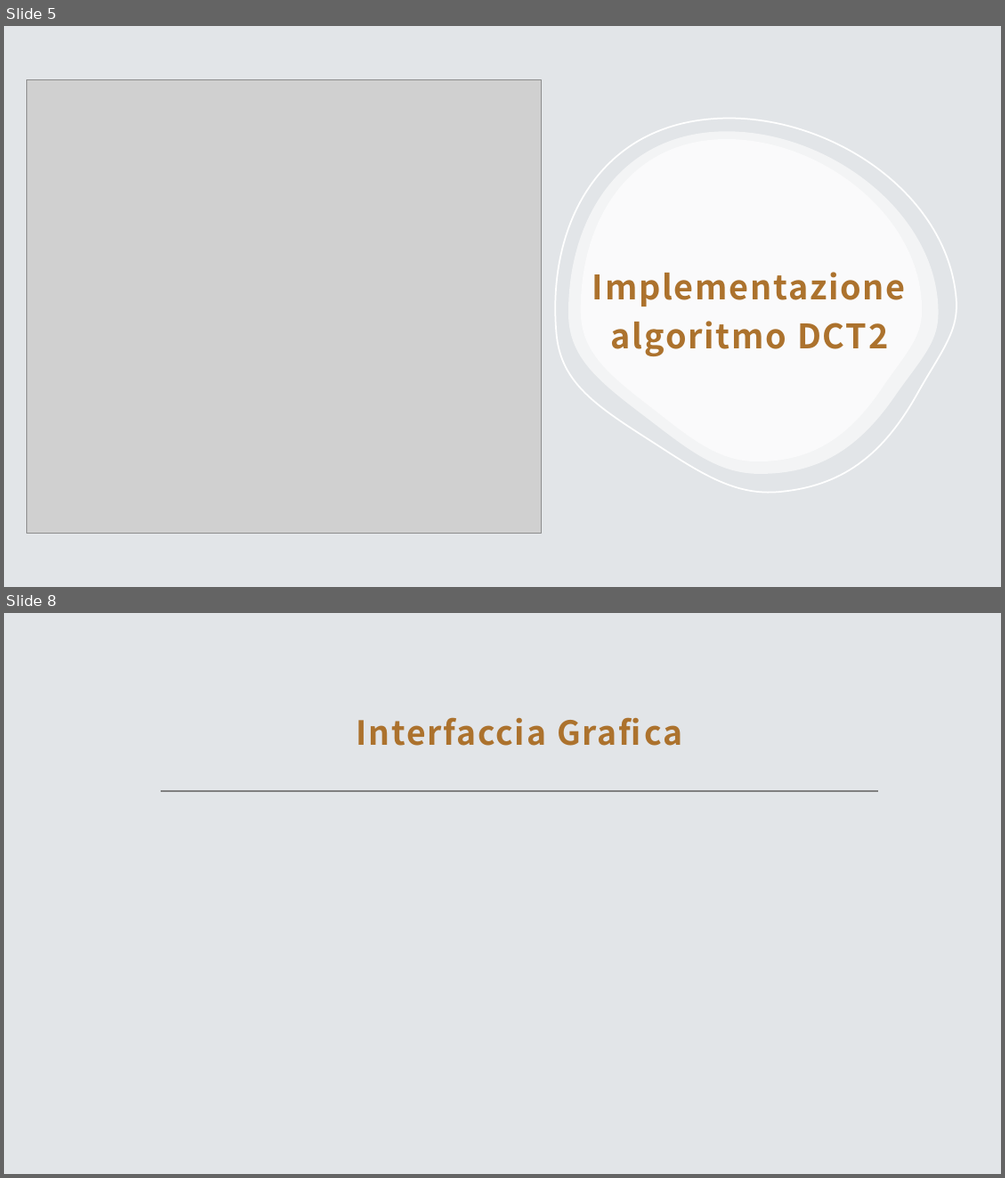
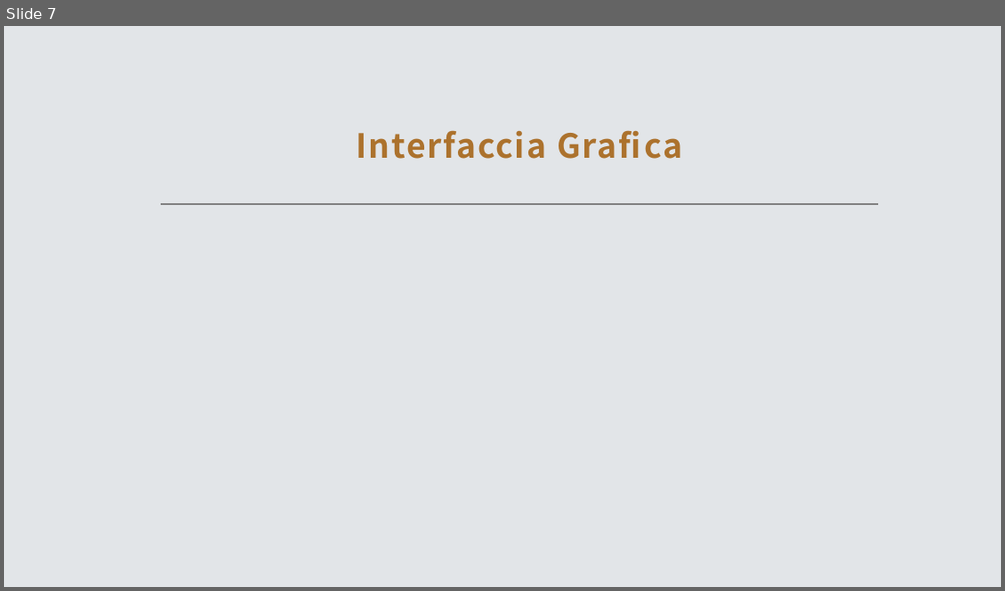
Before and after one commit to TittaLorenzo/jpegTranformerApp, a slide deck: jpegTransformerApp.pptx. Shown one above the other, each under a label of ours: slides 5 and 8 before the commit, slide 7 after it; the slides between them are not shown. The pictures are 1005x1178 and 1005x591 pixels, drawn with LibreOffice and Linux fonts; fonts in the diff are those of the drawing; grey boxes stand for pictures; background and template pictures are left out. Boxes give left, top, right and bottom in pixels: in the first picture for what was removed or moved away, otherwise in the second. Text is boxed around its words. In the diff, an @@ line names an element or a change of style, - is before the commit and + after.

```diff
--- a/jpegTransformerApp.pptx
+++ b/jpegTransformerApp.pptx
@@ slide 5 removed at box(4, 26, 1001, 587), background #E2E5E8 @@
@@ freeform shape removed at box(4, 26, 290, 587) @@
@@ freeform shape removed at box(4, 26, 290, 587) @@
@@ rectangle removed at box(4, 26, 1001, 587) @@
@@ freeform shape removed at box(80, 26, 264, 587) @@
@@ freeform shape removed at box(98, 26, 306, 587) @@
@@ freeform shape removed at box(116, 26, 324, 587) @@
@@ picture removed at box(27, 79, 542, 532) @@
@@ freeform shape removed at box(539, 99, 971, 510) @@
@@ freeform shape removed at box(568, 131, 938, 474) @@
@@ freeform shape removed at box(581, 139, 922, 461) @@
@@ title removed at box(592, 272, 906, 356) @@
-Implementazione
-algoritmo DCT2
@@ what was slide 8 is now slide 7 @@
```
Also in this commit, not shown: 7 slides changed, 1 other file.
